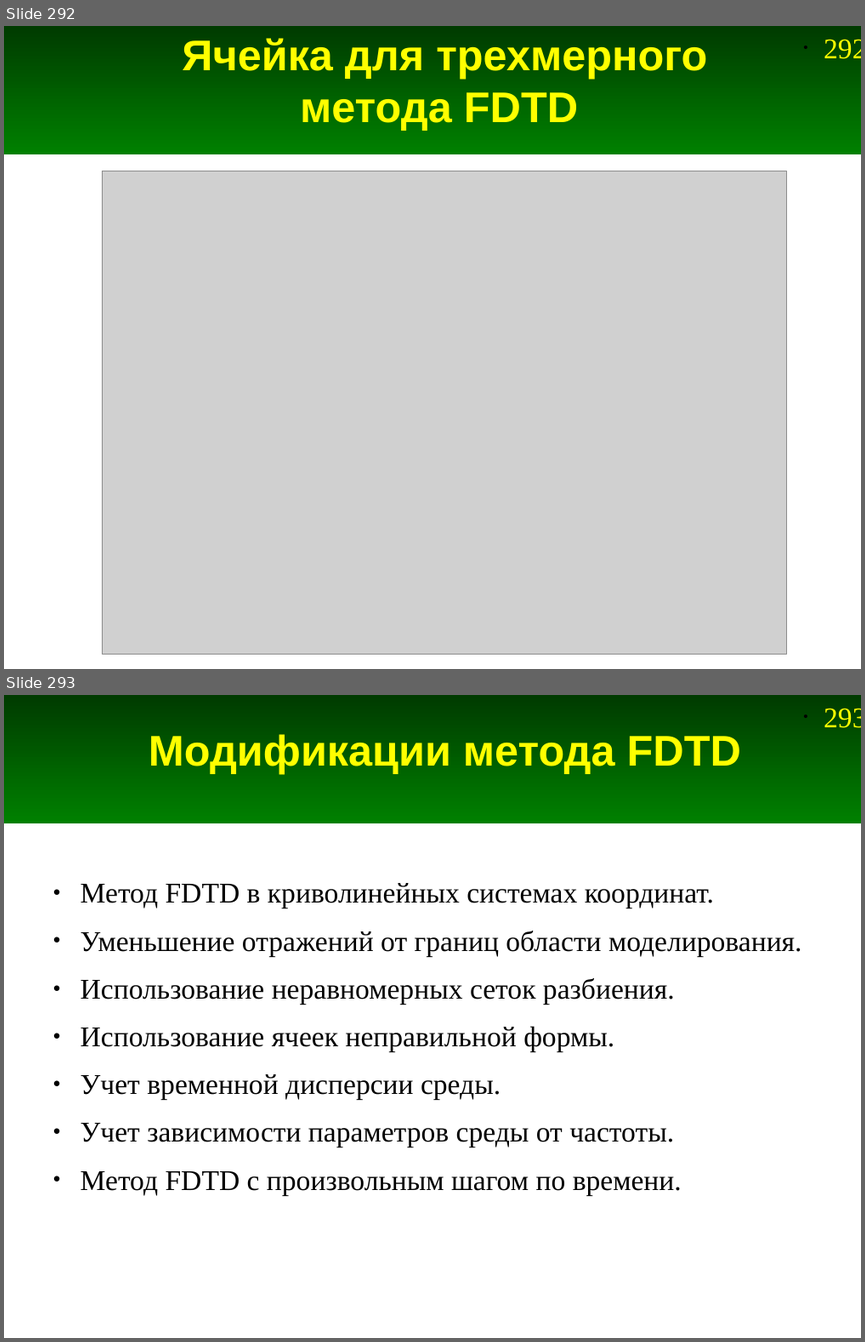
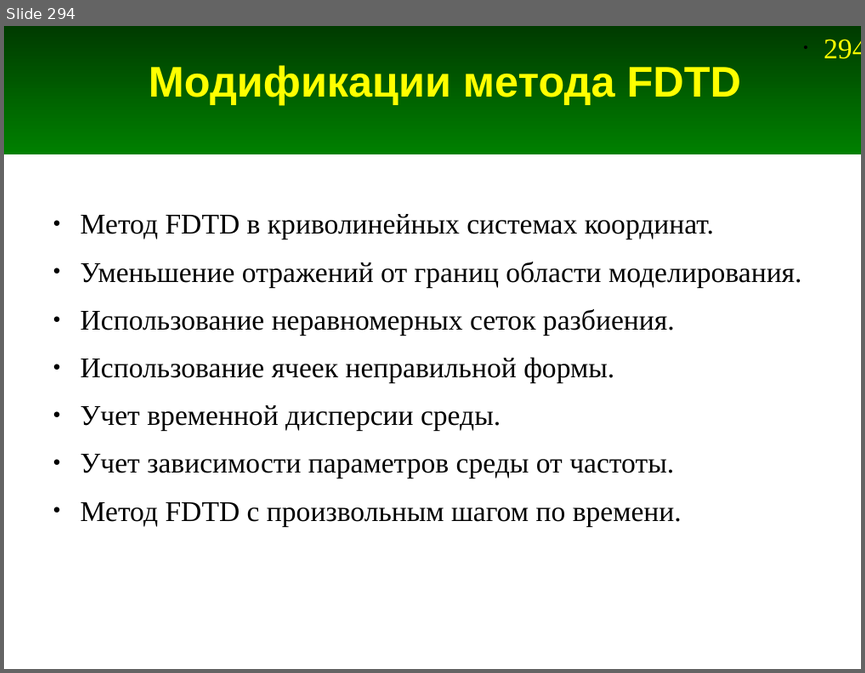
Before and after one commit to andris0147sv/modelling, a slide deck: presentations/2. FDTD.odp. Shown one above the other, each under a label of ours: slides 292 and 293 before the commit, slide 294 after it. The pictures are 865x1342 and 865x673 pixels, drawn with LibreOffice and Linux fonts; fonts in the diff are those of the drawing; grey boxes stand for pictures. Boxes give left, top, right and bottom in pixels: in the first picture for what was removed or moved away, otherwise in the second. Text is boxed around its words. In the diff, an @@ line names an element or a change of style, - is before the commit and + after.

Commit message:
Обновление слайдов про 2D FDTD

```diff
--- a/presentations/2. FDTD.odp
+++ b/presentations/2. FDTD.odp
@@ slide 292 removed at (x1=4, y1=26, x2=861, y2=669), background #FFFFFF; not listed: 2 template elements that a slide beside it also shows @@
@@ title removed at (x1=182, y1=38, x2=707, y2=131) @@
-Ячейка для трехмерного
-метода FDTD
@@ picture removed at (x1=102, y1=170, x2=786, y2=653) @@
@@ what was slide 293 is now slide 294 @@
@@ page number at (x1=823, y1=39, x2=861, y2=59): text changed @@
-• 293
+• 294
```
Also in this commit, not shown: 6 slides changed, 6 slides added, 4 other slides removed, 3 other files.
